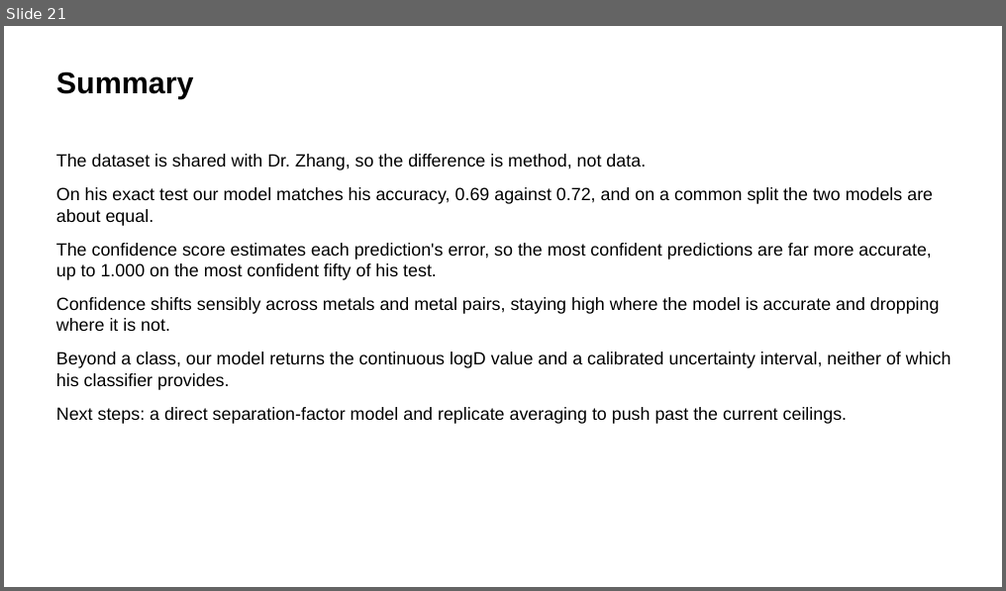
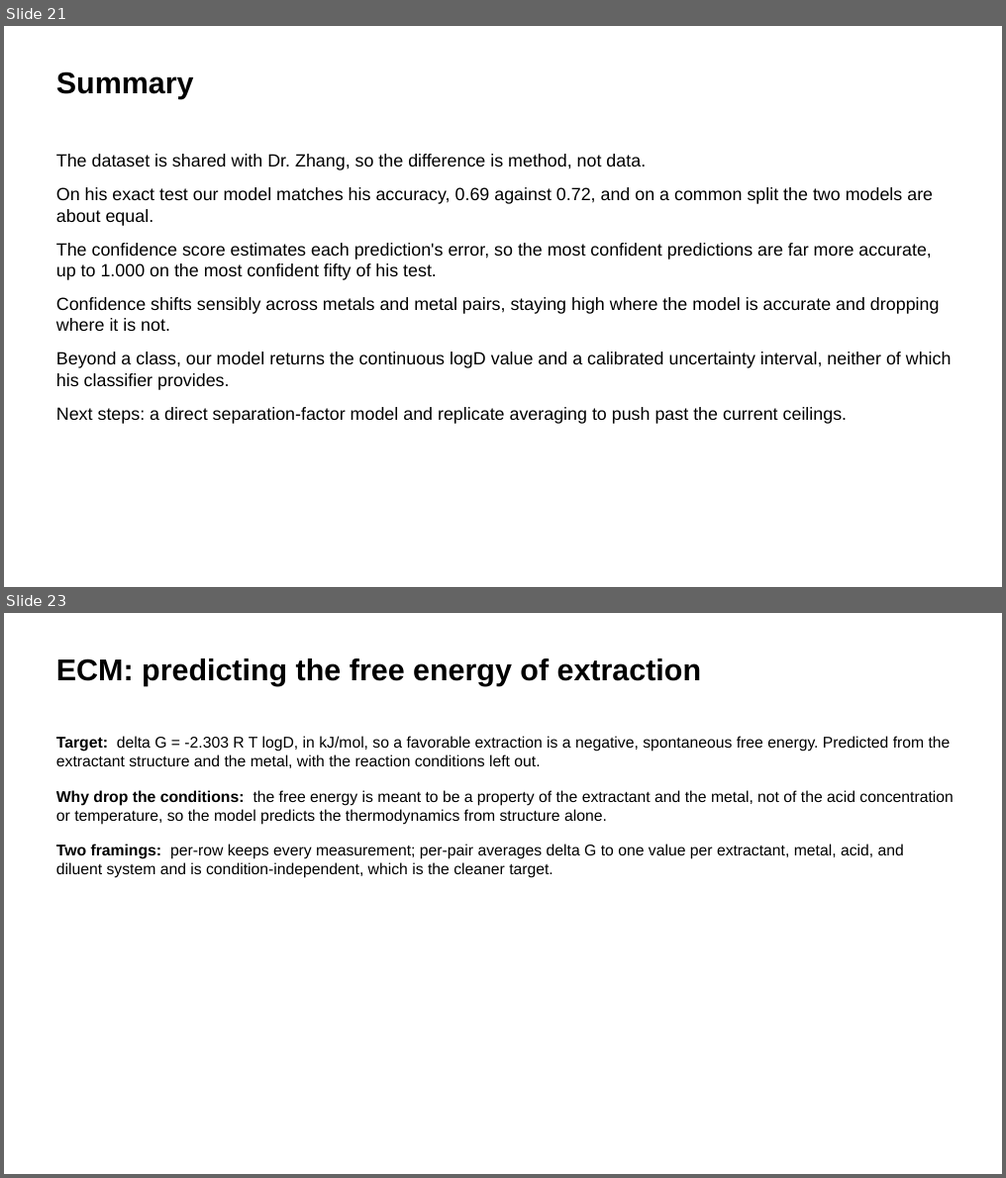
Before and after one commit to SkyEpstein/Machine-learning-to-separate-f-elements-2, a slide deck: docs/REE_Results_Slides_Final.pptx. Shown one above the other, each under a label of ours: slide 21 before the commit, slides 21 and 23 after it; the slides between them are not shown. The pictures are 1006x591 and 1006x1178 pixels, drawn with LibreOffice and Linux fonts; fonts in the diff are those of the drawing. Boxes give left, top, right and bottom in pixels: in the first picture for what was removed or moved away, otherwise in the second. Text is boxed around its words. In the diff, an @@ line names an element or a change of style, - is before the commit and + after.

```diff
--- a/docs/REE_Results_Slides_Final.pptx
+++ b/docs/REE_Results_Slides_Final.pptx
@@ slide 23 added at (4,613,1002,1174), background #FFFFFF @@
@@ text added at (56,659,701,686), 29 pt, text #000000, bold @@
+ECM: predicting the free energy of extraction
@@ text added at (56,736,952,878), 15 pt, text #000000 @@
+Target: delta G = -2.303 R T logD, in kJ/mol, so a favorable extraction is a negative, spontaneous free energy. Predicted from the extractant structure and the metal, with the reaction conditions left out.
+Why drop the conditions: the free energy is meant to be a property of the extractant and the metal, not of the acid concentration or temperature, so the model predicts the thermodynamics from structure alone.
+Two framings: per-row keeps every measurement; per-pair averages delta G to one value per extractant, metal, acid, and diluent system and is condition-independent, which is the cleaner target.
```
Also in this commit, not shown: 2 other slides added, 2 other files.
